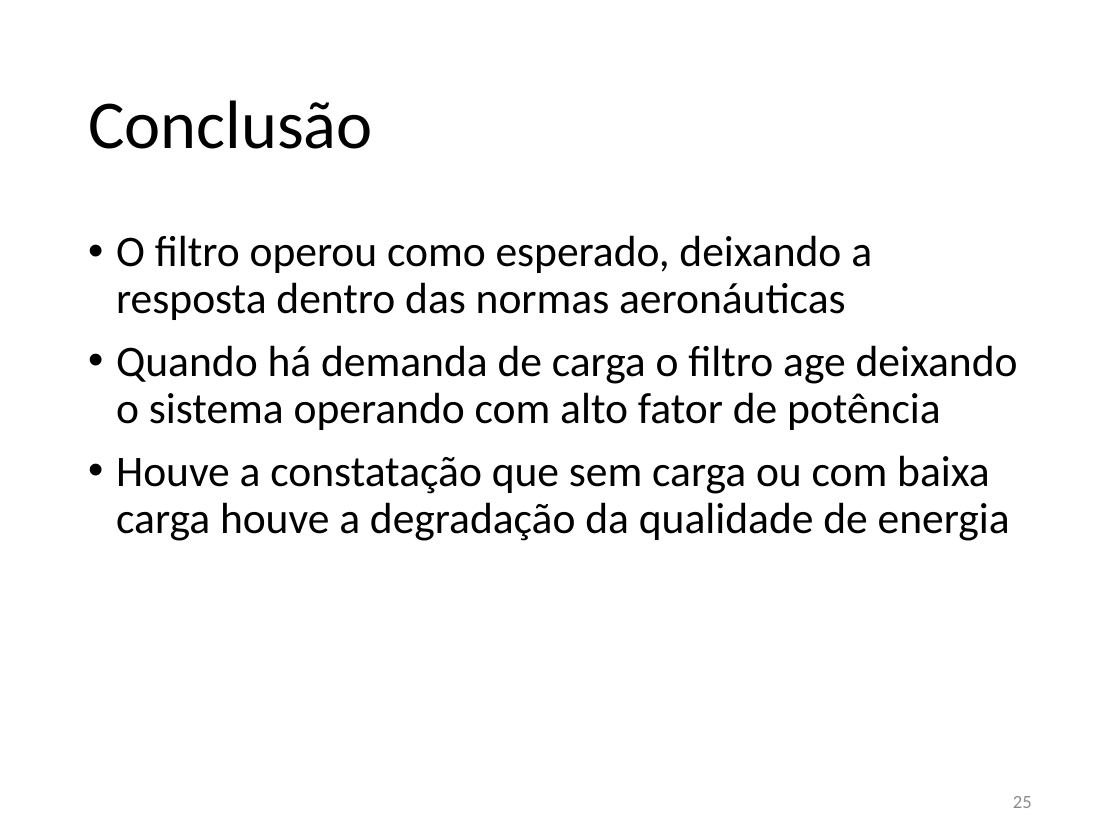
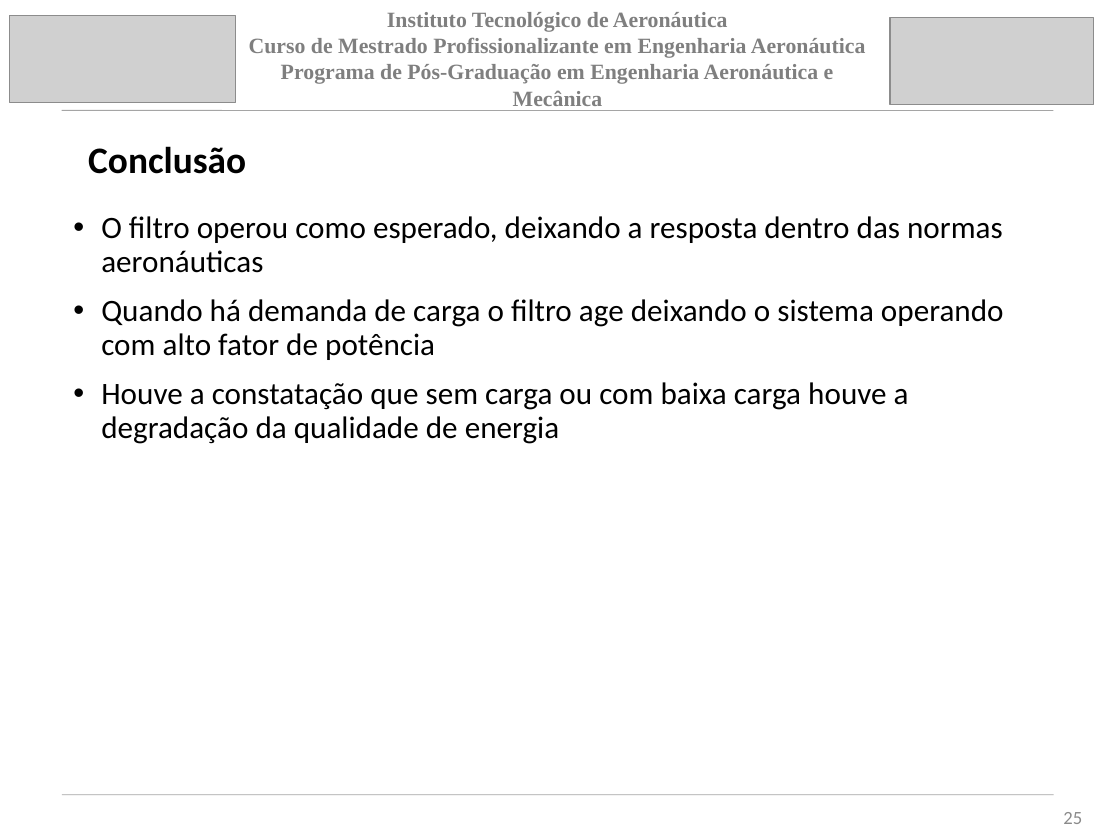
Before and after one commit to jpsoliv/MestradoJPSO, a slide deck: slide 25 of Apresentação/Apresentação_baixo_nivel.pptx. Drawn at 1120x840 pixels with LibreOffice and Linux fonts; fonts in the diff are those of the drawing; grey boxes stand for pictures. Boxes give left, top, right and bottom in pixels: in the first picture for what was removed or moved away, otherwise in the second. Text is boxed around its words. In the diff, an @@ line names an element or a change of style, - is before the commit and + after.

```diff
--- a/Apresentação/Apresentação_baixo_nivel.pptx
+++ b/Apresentação/Apresentação_baixo_nivel.pptx
@@ picture added at box(9, 16, 235, 103) @@
@@ text added at box(249, 12, 866, 111), 14 pt, text #7F7F7F, bold @@
+Instituto Tecnológico de Aeronáutica
+Curso de Mestrado Profissionalizante em Engenharia Aeronáutica
+Programa de Pós-Graduação em Engenharia Aeronáutica e Mecânica
@@ picture added at box(890, 18, 1094, 105) @@
@@ line added from (62, 111) to (1053, 111), #A5A5A5 0.51 pt @@
@@ title "Conclusão": place and size @@
-title "Conclusão" at box(88, 100, 373, 149)
+title "Conclusão" at box(88, 146, 246, 174)
@@ title "Conclusão" at box(88, 146, 246, 174): size 44 to 24 pt, bold on @@
@@ text "O filtro operou como esperado, ...": place and size @@
-text "O filtro operou como esperado, ..." at box(116, 235, 1018, 541)
+text "O filtro operou como esperado, ..." at box(101, 216, 1004, 444)
@@ text "O filtro operou como esperado, ..." at box(101, 216, 1004, 444): size 28 to 20 pt @@
@@ line added from (63, 795) to (1053, 795), #A5A5A5 0.51 pt @@
@@ page number: place and size @@
-page number at box(1013, 796, 1032, 808)
+page number at box(1063, 812, 1082, 824)
```
Also in this commit, not shown: 1 other slide changed, 7 slides added, 7 slides removed, 10 other files.
